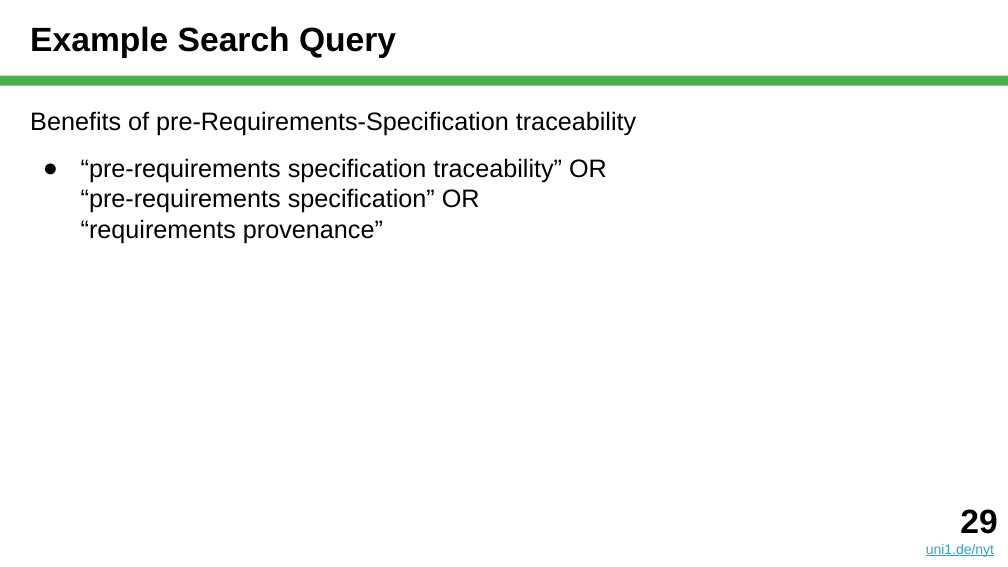
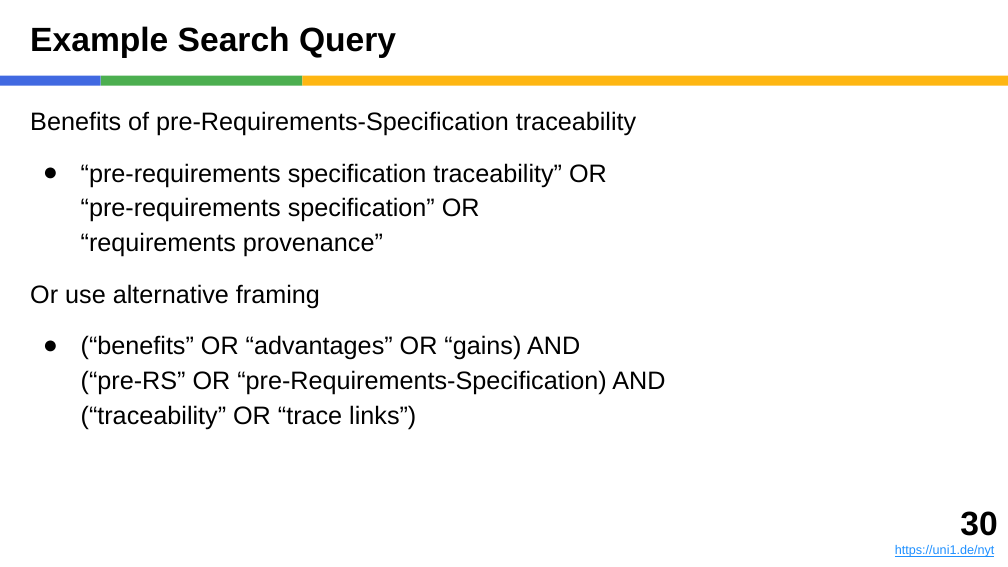
Before and after one commit to dirkriehle/nyt-course, a slide deck: slide 30 of Lecture slides/NYT C02 - Systematic Reviews.pptx (slide 29 before the commit). Drawn at 1008x567 pixels with LibreOffice and Linux fonts; fonts in the diff are those of the drawing. Boxes give left, top, right and bottom in pixels: in the first picture for what was removed or moved away, otherwise in the second. Text is boxed around its words. In the diff, an @@ line names an element or a change of style, - is before the commit and + after.

```diff
--- a/Lecture slides/NYT C02 - Systematic Reviews.pptx
+++ b/Lecture slides/NYT C02 - Systematic Reviews.pptx
@@ rectangle added at [0, 76, 101, 86], fill #4169E1 @@
@@ rectangle added at [101, 76, 302, 86], fill #4CAF50 @@
@@ rectangle: place and size @@
-rectangle at [0, 76, 1008, 86]
+rectangle at [302, 76, 1008, 86]
@@ rectangle at [302, 76, 1008, 86]: fill #4CAF50 to #FEB612 @@
@@ text at [81, 163, 607, 257]: line spacing 1 to 1.15 @@
@@ text at [30, 284, 665, 429]: paragraphs added @@
+Or use alternative framing
+● (“benefits” OR “advantages” OR “gains) AND
+  (“pre-RS” OR “pre-Requirements-Specification) AND
+  (“traceability” OR “trace links”)
@@ text at [895, 511, 997, 557]: text changed; size 10 to 9 pt; text colour #34A3C5 to #1E90FF @@
-29
-uni1.de/nyt
+30
+https://uni1.de/nyt
```
Also in this commit, not shown: 54 other slides changed, 1 slide added, 3 other files.
